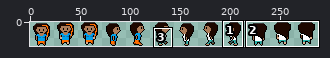
Edited in one commit: sprite sheet (Npcs/sprites/som.png). Above, an overview of the earlier version with the close-up marked.
Close-up. Before the commit:
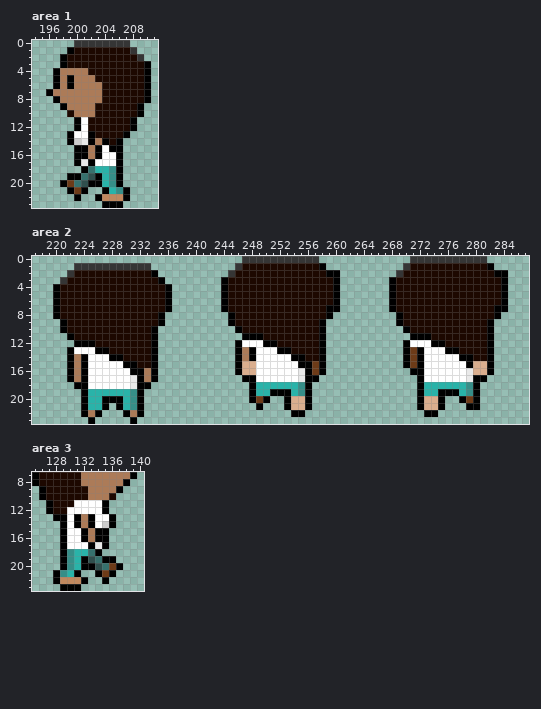
The file is 288x24 pixels. Shown: area 1: x 194..211, y 0..23; area 2: x 217..287, y 0..23; area 3: x 125..140, y 7..23. The commit also changed other parts of the picture, which this record leaves out.
New version:
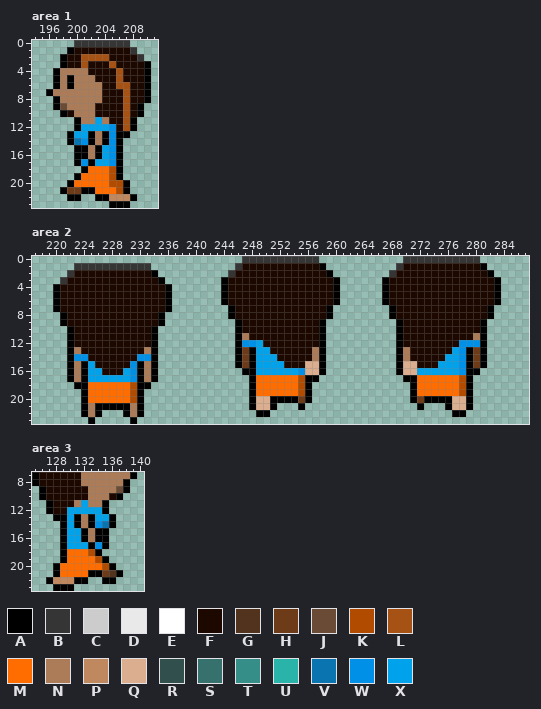
Palette (. is transparent): A #000000  B #353535  C #cccccc  D #e9e9e9  E #ffffff  F #1d0800  G #51331e  H #6d3b18  J #6a4b36  K #b04b00  L #a75215  M #ff6d00  N #ac7b58  P #c0885e  Q #daae8e  R #304f4d  S #36716d  T #368e88  U #29b3a9  V #0a74b0  W #0090e7  X #00a2ec
What changed:
Changed rows in their new state; - is an unchanged pixel.
Area 1:
first column x 197:
 2 ----LLLL----
 3 ----L---L---
 4 ---------L--
 5 ---------L--
 6 ---------LL-
 7 ----------L-
 8 ----------L-
 9 AJ--------L-
10 -A--------L-
11 ----NNXN--L-
12 ----XXXXW-L-
13 ---XX-NAWA--
14 ---VW---W---
15 -------XW---
16 -------XW---
17 ----W-XXW---
18 -----MMMK---
19 --.-MMMMK---
20 -.AMMMMMKKA-
21 -AH--AMMMK--
22 --A----A--PA
23 -------.--A-
Area 2:
first column x 220:
 0 --------------------------------------------------B----------.---
 1 -------------------------------------------------BF----------A.--
 2 ----------------------------------------.-------BF------------A..
 3 -----------------------------------------------AF--------------A.
 4 -----------------------------------------------AF--------------A.
 5 -----------------------------------------------AF--------------A.
 6 -----------------------------------------------AF--------------A.
 7 ------------------------.A--------------.---------------------A..
 8 .A----------------------------------------------AF------------A.-
 9 -------------------------.A----------------------------------A.--
10 -.A----------------------------------------------AF----------A.--
11 --------------------------ANFF-------------------AFFFF------NA.--
12 --AFFF---------------------WWXFF-----------------AFFFFFF--WWWA.--
13 ---NFFFF-----N-------------H-XXFFF---N-----------ANFFFFFFXWAHA.--
14 ---WWFFFFF--WW-------------H-XXXFFFF-N-----------ANFFFFFXXW-HA.--
15 -----XFFFFFWAN-------------HAXXXXFFFQQ-----------AQQFFFXXXW-HA.--
16 -----XXFFFXW--------------.AAXXXXXXWQQ-----------AQQXXXXXXWAA..--
17 -----XXXXXXW---------------.-MMMMMMK--------------AAMMMMMMKA..---
18 -----MMMMMMK-----------------MMMMMMK---------------AMMMMMMKA.----
19 -----MMMMMMK-----------------MMMMMMK---------------AMMMMMMKA.----
20 -----MMMMMMK-----------------QQAA-AH---------------AHAA-AQQA.----
21 -----NA-A-AN----------------AQQA-..A.----------------...AQQ-.----
22 -----------------------------AA---..-----------------..--AA------
Area 3:
first column x 127:
 9 ----------JA
10 ----------A-
11 ----NXNN----
12 ---XXXXX----
13 ---X---XX---
14 ---X---WV---
15 ---XX-------
16 ---XX-------
17 ---XXX-W----
18 ---MMMK-----
19 ---MMMMK-.--
20 -AMMMMMMKA.-
21 --MMMMA--GA-
22 AP--A----A--
23 -A--.-------
Boxes around the changes in both close-ups, in picture pixels (x1, y1, x2, y2):
changed: (53, 54, 137, 208)
changed: (382, 256, 508, 417)
erased: (333, 270, 340, 277)
changed: (221, 305, 319, 417)
erased: (333, 305, 340, 312)
changed: (53, 312, 151, 410)
changed: (46, 486, 130, 591)
